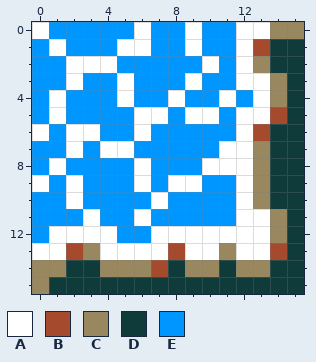
Two states of a pixel-art file, ProjectMicro/Assets/Art/Tiles/Water_NW.aseprite. Above, as it was before the edit.
16x16 pixels, 1 frame.
Palette (. is transparent): A #ffffff  B #a64a2e  C #98875f  D #0f3b3a  E #0096ff
Pixels before, first column x 0:
 0 AEEEEEAEEAEEAACC
 1 EAEEEAAEEAEEABDD
 2 EEAAAEEEEEAEACDD
 3 EEAEEAEEEAEEAACD
 4 EAEEEAEEAEEAEACD
 5 EAEEEEAAEAAEAABD
 6 AEAAEEAEEEEEABDD
 7 EEAEAAEEEEEAACDD
 8 EAEEEEAEEEAAACDD
 9 AEAEEEAEAAEEACDD
10 EEAEEEEAEEEEACDD
11 EEEAEEAEEEEEAACD
12 EAAAAEEAAAAAAACD
13 AABCAAAABAACAABD
14 CCDDCCCBDCCDCCDD
15 CDDDDDDDDDDDDDDD
Now the later version:
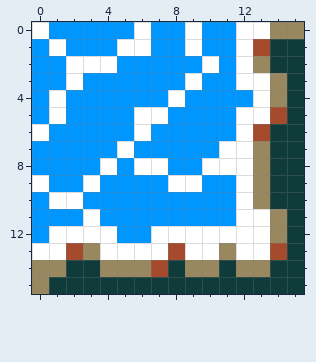
Commit: Make water tile cells bigger
Difference:
y 3: x 5 A -> E
y 4: x 5 A -> E; x 11 A -> E
y 5: x 9..10 AA -> EE
y 6: x 2..3 AA -> EE
y 7: x 2 A -> E; x 4 A -> E
y 8: x 1 A -> E; x 4 E -> A; x 7 E -> A
y 9: x 2..3 AE -> EA; x 6 A -> E
y 10: x 1 E -> A; x 7 A -> E
y 11: x 6 A -> E
Changed places in both pictures, as pixel boxes (x1, y1, x2, y2):
changed: (49, 73, 236, 226)
